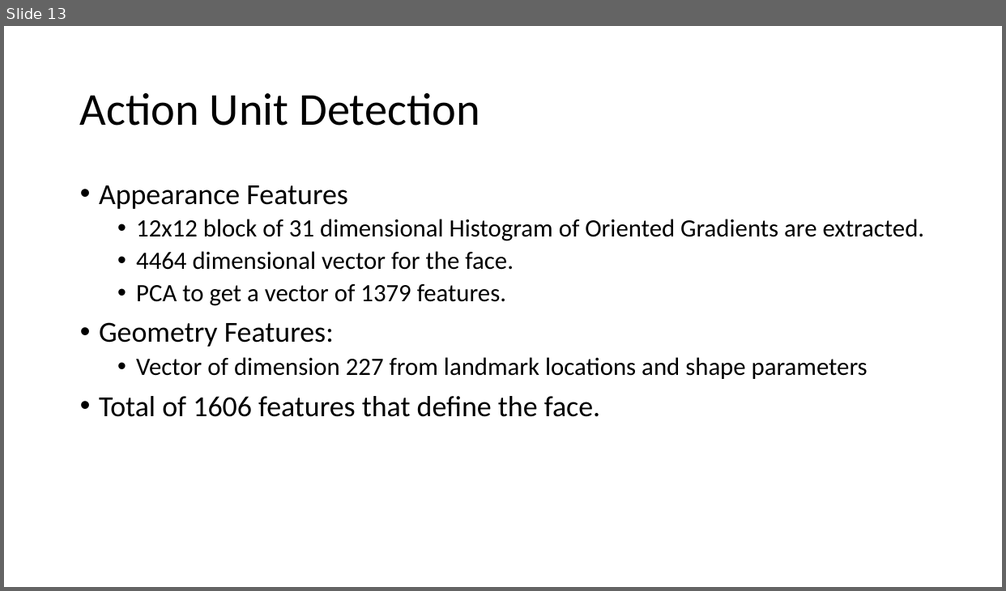
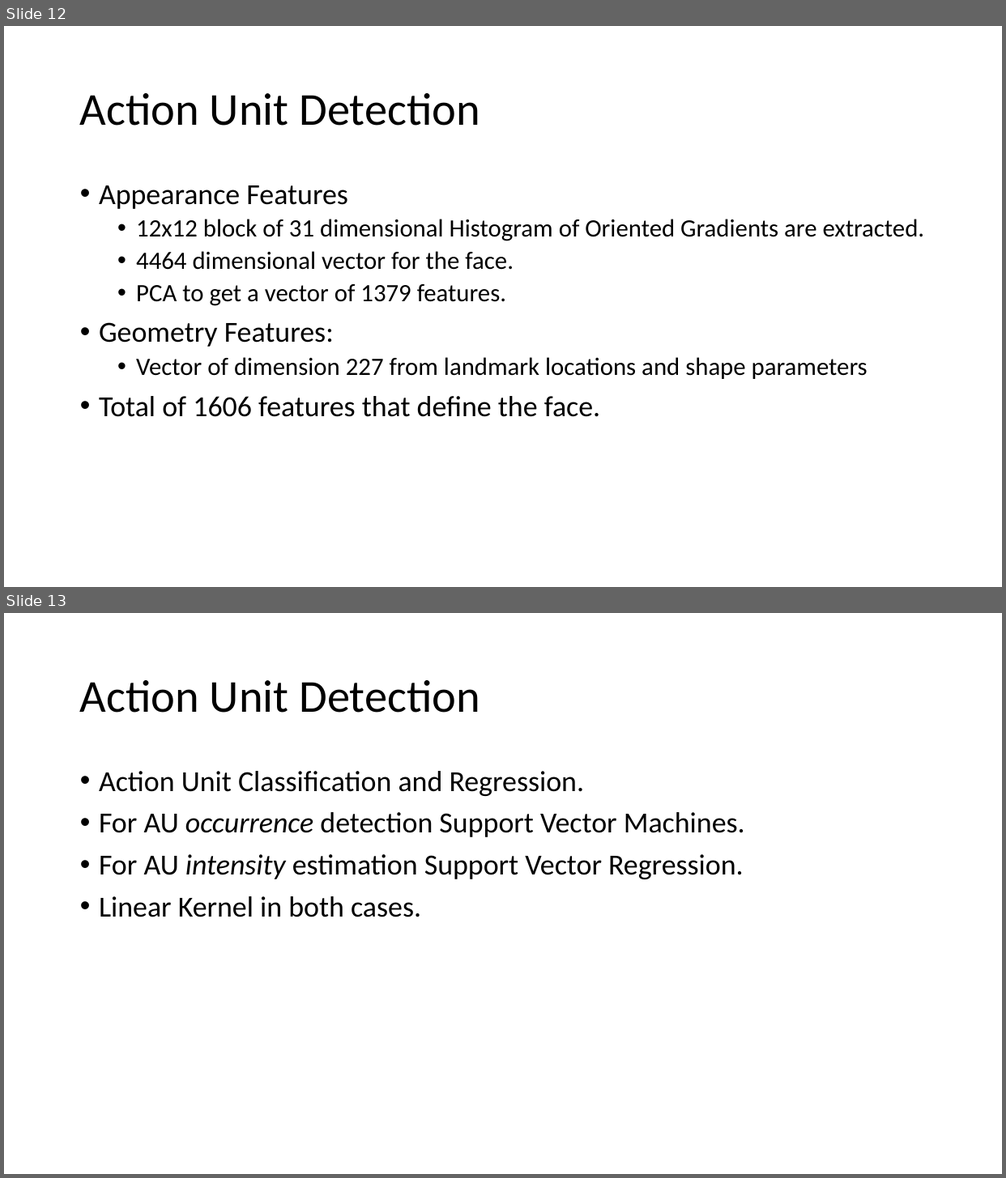
Before and after one commit to AscaL/thesis, a slide deck: Deception Detection using Facial Action Units.pptx. Shown one above the other, each under a label of ours: slide 13 before the commit, slides 12 and 13 after it. The pictures are 1006x591 and 1006x1178 pixels, drawn with LibreOffice and Linux fonts; fonts in the diff are those of the drawing. Boxes give left, top, right and bottom in pixels: in the first picture for what was removed or moved away, otherwise in the second. Text is boxed around its words. In the diff, an @@ line names an element or a change of style, - is before the commit and + after.

```diff
--- a/Deception Detection using Facial Action Units.pptx
+++ b/Deception Detection using Facial Action Units.pptx
@@ slide 13 added at box(4, 613, 1002, 1174), background #FFFFFF @@
@@ title added at box(80, 680, 480, 713), 44 pt, text #000000 @@
+Action Unit Detection
@@ text added at box(99, 771, 745, 918), 28 pt, text #000000 @@
+• Action Unit Classification and Regression.
+• For AU occurrence detection Support Vector Machines.
+• For AU intensity estimation Support Vector Regression.
+• Linear Kernel in both cases.
@@ what was slide 13 is now slide 12 @@
```
Also in this commit, not shown: 3 slides changed, 6 other slides added, 1 slide removed, 2 other files.
